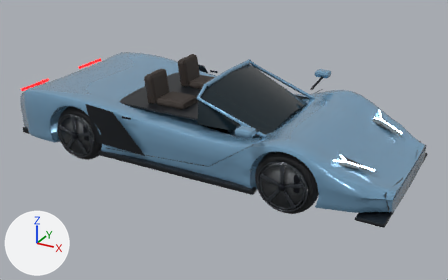
One commit to the Blender file Horizon-REA-2026/tools/blender/selected-sources/lamborghini-aventador-roadster.blend: the scene before it, then after it.
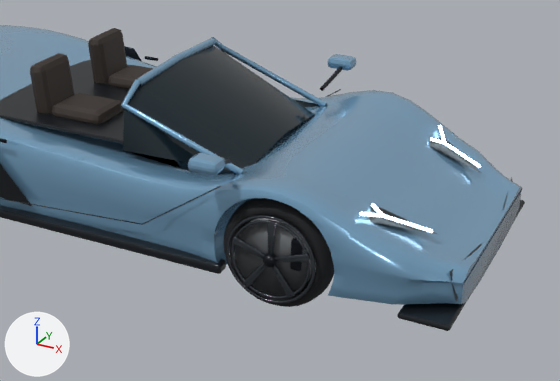
Each version is shown whole from a camera (50 mm lens) standing at (3.51, -6.15, 3.3) and looking at (0.16, -0.06, 0.25), then close up on the part from 28% to 100% of the width and 14% to 92% of the height. Arrows for +X, +Y and +Z are at lower left; the lights stay in place. The first two pictures are the older version.

Names of what the first close-up shows: 'body_carbon_trim', 'body_glass', 'body_headlight', 'body_leather', 'body_paint', 'wheel_fl_disc', 'wheel_fl_rim', 'wheel_fl_rubber' and 2 more.
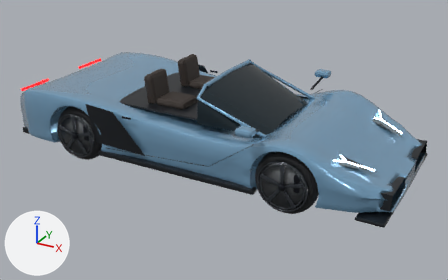
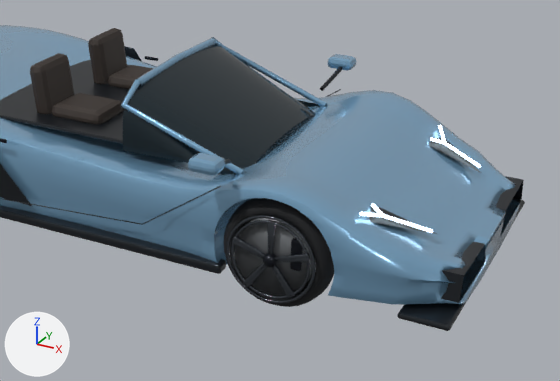
The edits, one by one:
me_coachwork is used by ob_body_paint; location (0.0, 0.0, 0.0).
me_coachwork had 2911 vertices, 5762 faces and spanned x -2.4..2.4, y -1.16..1.16, z 0.13..1.14.
me_coachwork now has 2869 vertices, 5678 faces and spans x -2.4..2.4, y -1.16..1.16, z 0.13..1.14.
me_coachwork part 1: 4 vertices moved from x 2.33..2.4, y -0.73..0.76, z 0.34..0.37 to x 2.32..2.4, y -0.26..0.76, z 0.22..0.37; 124 vertices removed from x 2.33..2.4, y -0.76..0.76, z 0.28..0.39; 82 vertices added at x 2.23..2.4, y -0.78..0.78, z 0.22..0.4.
me_glazing is used by ob_body_glass; location (0.0, 0.0, 0.0).
me_glazing had 14 vertices, 12 faces and spanned x 0.192..1.007, y -0.721..0.721, z 0.595..1.111.
me_glazing now has 175 vertices, 288 faces and spans x 0.192..1.007, y -0.722..0.722, z 0.595..1.111.
Part 2, on me_glazing:
12 faces are deleted.
156 vertices are added at x 0.192..1.007, y -0.722..0.722, z 0.608..1.109.
5 new vertices lie (0.098, 0.0, -0.045) away from vertices in x 0.192..0.909, y -0.133..0.133, z 0.778..1.111.
288 new faces join them.
me_cube is used by ob_body_carbon_trim; location (-0.312, 0.0, 0.74).
me_cube had 846 vertices, 1542 faces and spanned x -2.09..2.71, y -1.04..1.04, z -0.63..0.15.
me_cube now has 862 vertices, 1558 faces and spans x -2.09..2.71, y -1.04..1.04, z -0.63..0.15.
me_cube part 3: the loose piece of 4 vertices spanning x 2.63..2.69, y 0.18..0.78, z -0.52..-0.34 is rebuilt with 8 vertices and now spans x 2.54..2.71, y 0.18..0.78, z -0.52..-0.34.
me_cube part 4: the loose piece of 4 vertices spanning x 2.63..2.69, y -0.78..-0.18, z -0.52..-0.34 is rebuilt with 8 vertices and now spans x 2.54..2.71, y -0.78..-0.18, z -0.52..-0.34.
Other edits to the shape of me_cube do not show in these pictures.

Pixel boxes [x1, y1, x2, y2] of what changed, in the close-ups (560 x 381 px; the box of a moved part takes in the faces that stretch with it):
'body_paint', reshaped: before [0, 25, 522, 305]; after [0, 25, 520, 305]
'body_glass', reshaped: before [123, 46, 319, 175]; after [123, 45, 319, 175]
part 1 of me_coachwork, moved or reshaped: before [435, 175, 522, 304]; after [435, 175, 520, 304]
part 3 of me_cube, rebuilt: before [503, 177, 513, 209]; after [496, 176, 524, 237]
part 4 of me_cube, rebuilt: before [450, 243, 482, 301]; after [441, 242, 486, 303]
